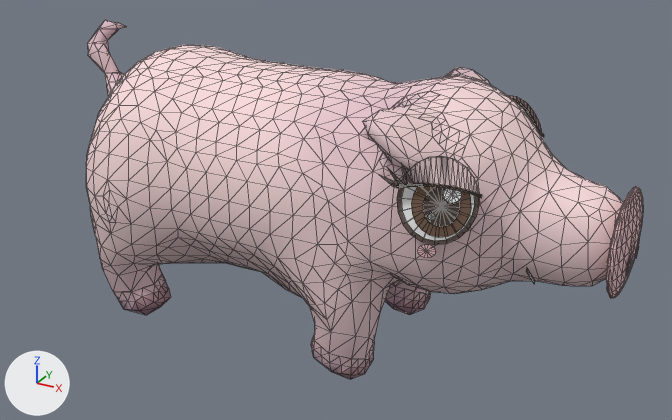
The glTF model art/models/animals/pig.glb: old version first, new version second.
Rendered twice from a camera (50 mm lens) standing at (0.583, -1.04, 0.713) and looking at (0.001, 0.016, 0.184). Lighting does not change. The marker at lower left points along +X, +Y and +Z. The picture after the commit comes second. Mesh edges are drawn as thin lines. Vertices at exactly the same position are counted once.

Names of what the first picture shows: 'pig'.
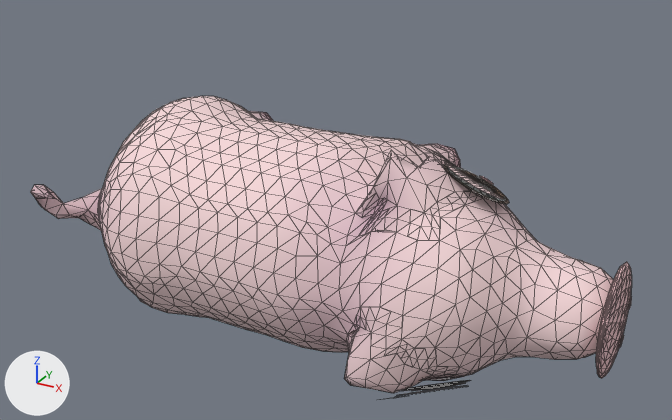
The newer file adds a shape key; the second version is drawn at full value of the shape key 'sleep' of 'pig', and the change is written as the vertex moves it makes.

What differs and where, as boxes (x1, y1, x2, y2) in the pictures (672 x 420 px; the box of a moved part takes in the faces that stretch with it):
'pig', reshaped (8% wider, 16% shorter)
    before: (86, 20, 643, 379)
    after: (31, 96, 632, 399)
part 1 of me_pig, moved or reshaped
    before: (606, 187, 643, 298)
    after: (596, 262, 632, 378)
part 2 of me_pig, moved or reshaped
    before: (397, 156, 479, 245)
    after: (404, 380, 471, 390)
part 3 of me_pig, moved or reshaped
    before: (401, 187, 475, 241)
    after: (403, 382, 465, 391)
part 4 of me_pig, moved or reshaped
    before: (411, 187, 471, 237)
    after: (412, 383, 464, 391)
part 5 of me_pig, moved or reshaped
    before: (423, 187, 460, 227)
    after: (425, 386, 450, 390)
part 6 of me_pig, moved or reshaped (not visible afterwards)
    before: (443, 189, 461, 203)
part 7 of me_pig, moved or reshaped
    before: (402, 157, 480, 194)
    after: (397, 386, 460, 396)
part 8 of me_pig, moved or reshaped (not visible afterwards)
    before: (397, 183, 481, 198)
part 9 of me_pig, moved or reshaped
    before: (626, 256, 631, 275)
    after: (619, 335, 624, 347)
part 10 of me_pig, moved or reshaped
    before: (513, 99, 537, 128)
    after: (443, 164, 509, 204)
part 11 of me_pig, moved or reshaped (not visible before)
    after: (448, 166, 506, 201)
part 12 of me_pig, moved or reshaped (not visible before)
    after: (459, 170, 505, 198)
part 13 of me_pig, moved or reshaped (not visible before)
    after: (467, 174, 496, 192)
part 14 of me_pig, moved or reshaped
    before: (509, 96, 543, 136)
    after: (445, 162, 505, 200)
part 15 of me_pig, moved or reshaped (not visible before)
    after: (446, 160, 507, 200)
part 16 of me_pig, moved or reshaped
    before: (86, 20, 624, 379)
    after: (31, 96, 613, 399)

The edits, one by one:
me_pig is used by ob_pig; location (0.0, 0.0, 0.0).
me_pig had 2146 vertices, 3595 faces and spanned x -0.414..0.414, y -0.169..0.169, z 0.0..0.41.
me_pig now has 2146 vertices, 3595 faces and spans x -0.414..0.414, y -0.192..0.244, z 0.0..0.323.
me_pig part 1: the loose piece of 182 vertices spanning x 0.391..0.413, y -0.074..0.074, z 0.166..0.3 is turned 64.7 degrees about the x axis through its middle, then moved by (0.0, -0.001, -0.106).
me_pig part 2: the loose piece of 21 vertices spanning x 0.171..0.257, y -0.149..-0.111, z 0.243..0.349 is turned 64.7 degrees about the x axis through its middle, then moved by (0.0, 0.017, -0.259).
me_pig part 3: the loose piece of 21 vertices spanning x 0.176..0.252, y -0.148..-0.114, z 0.248..0.344 is turned 64.7 degrees about the x axis through its middle, then moved by (0.0, 0.017, -0.26).
me_pig part 4: the loose piece of 21 vertices spanning x 0.187..0.25, y -0.145..-0.117, z 0.254..0.331 is turned 64.7 degrees about the x axis through its middle, then moved by (0.0, 0.021, -0.257).
me_pig part 5: the loose piece of 21 vertices spanning x 0.2..0.238, y -0.14..-0.123, z 0.267..0.316 is turned 64.7 degrees about the x axis through its middle, then moved by (0.0, 0.022, -0.258).
me_pig part 6: the loose piece of 13 vertices spanning x 0.22..0.239, y -0.132..-0.123, z 0.296..0.317 is turned 64.7 degrees about the x axis through its middle, then moved by (0.0, 0.006, -0.263).
me_pig part 7: the loose piece of 42 vertices spanning x 0.174..0.26, y -0.152..-0.116, z 0.307..0.351 is turned 64.7 degrees about the x axis through its middle, then moved by (0.0, -0.01, -0.282).
me_pig part 8: the loose piece of 50 vertices spanning x 0.173..0.261, y -0.154..-0.117, z 0.305..0.32 is turned 64.7 degrees about the x axis through its middle, then moved by (0.0, 0.005, -0.273).
me_pig part 9: the loose piece of 13 vertices spanning x 0.413..0.414, y -0.033..-0.017, z 0.204..0.229 is turned 64.7 degrees about the x axis through its middle, then moved by (0.0, 0.028, -0.119).
me_pig part 10: the loose piece of 21 vertices spanning x 0.169..0.256, y 0.111..0.148, z 0.243..0.349 is turned 64.7 degrees about the x axis through its middle, then moved by (0.0, -0.132, -0.024).
me_pig part 11: the loose piece of 21 vertices spanning x 0.175..0.252, y 0.114..0.147, z 0.249..0.344 is turned 64.7 degrees about the x axis through its middle, then moved by (0.0, -0.133, -0.023).
me_pig part 12: the loose piece of 21 vertices spanning x 0.186..0.249, y 0.117..0.144, z 0.254..0.331 is turned 64.7 degrees about the x axis through its middle, then moved by (0.0, -0.129, -0.021).
me_pig part 13: the loose piece of 21 vertices spanning x 0.199..0.238, y 0.124..0.141, z 0.267..0.316 is turned 64.7 degrees about the x axis through its middle, then moved by (0.0, -0.129, -0.019).
me_pig part 14: the loose piece of 42 vertices spanning x 0.172..0.259, y 0.116..0.151, z 0.307..0.351 is turned 64.7 degrees about the x axis through its middle, then moved by (0.0, -0.164, -0.04).
me_pig part 15: the loose piece of 50 vertices spanning x 0.171..0.26, y 0.117..0.153, z 0.305..0.32 is turned 64.7 degrees about the x axis through its middle, then moved by (0.0, -0.15, -0.029).
me_pig part 16: 1523 of 2146 vertices moved; they spanned x -0.414..0.412, y -0.169..0.169, z 0.0..0.41 and now span x -0.414..0.412, y -0.192..0.244, z 0.0..0.323; mean shift (0.001, 0.015, -0.083); largest move (0.118, -0.134, 0.377) -> (0.118, -0.175, 0.053).
Other edits to the shape of me_pig do not show in these pictures.
